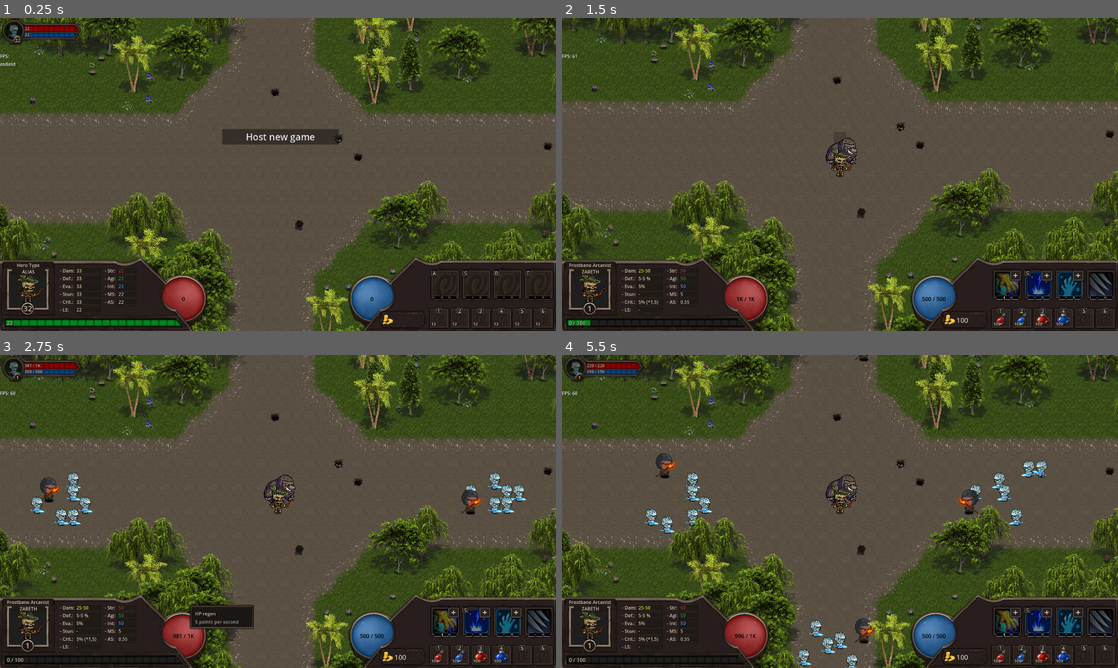
Above: before the commit, frames 1-4 (two rows, left to right).
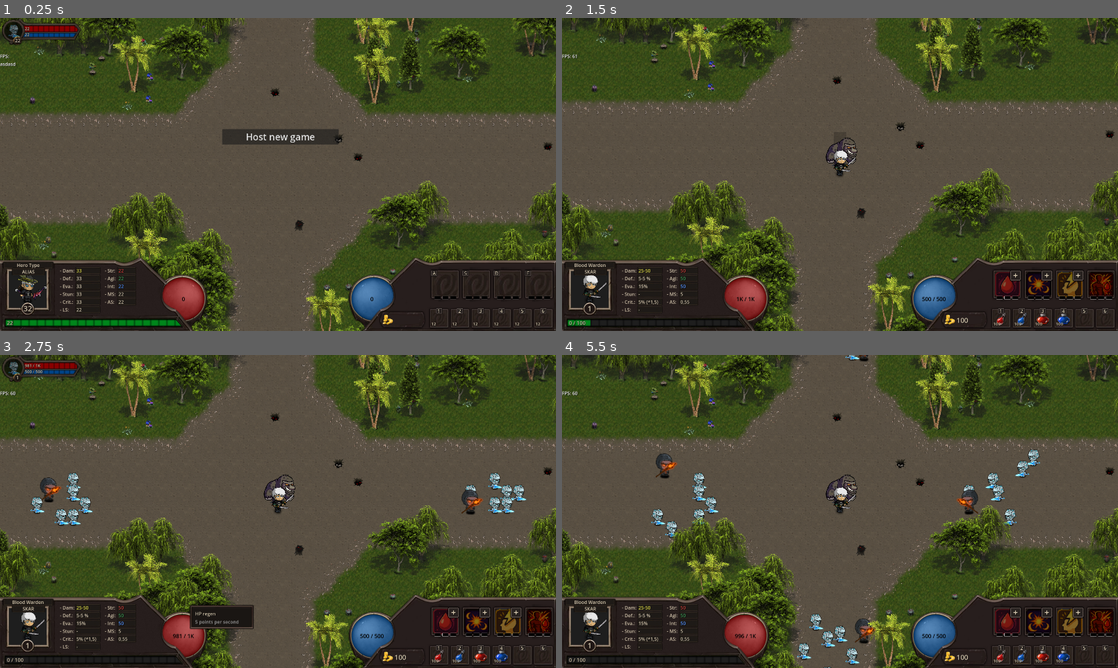
Above: after the commit, the same moments.

Repository: LucasJappert/moomoo-lan-party
Game: Godot game, scene res://scenes/my_main_scene.tscn
The game is run twice, just before and just after one commit, with the same random seed, the same clock (stepped at 60 frames per second) and the same inputs.
Inputs (mouse positions are in pixels of both pictures, inside the frame that each line leads up to):
- Up to frame 1 (0.25 s): no input
- Up to frame 2 (1.5 s): tap Enter at 0.5 s; drag from (745, 299) to (934, 299) at 0.52 s; click "Host new game" at 1.25 s
- Up to frame 3 (2.75 s): tap Space at 2 s; drag from (278, 505) to (183, 636) at 2.02 s
- Up to frame 4 (5.5 s): tap Enter at 2.75 s; move the mouse to (612, 492) at 2.77 s; hold D 2.78-3.5 s; hold Shift 2.78-3.5 s; click (612, 492) at 2.92 s; tap Q at 3.05 s; drag from (650, 517) to (840, 511) at 3.52 s; drag from (678, 505) to (840, 502) at 4.27 s; drag from (684, 480) to (840, 502) at 5.02 s

The runs differ from the first frame. In frame 1, 0.1% of the frame differs, in the area x 2-9%, y 82-91%; in frame 2, 1.6%; in frame 3, 1.6%; in frame 4, 4.4%, in the area x 0-100%, y 0-100%.

Commit message:
general improvements

Diff:
--- a/scenes/GUI/gui_scene.tscn
+++ b/scenes/GUI/gui_scene.tscn
@@ -348,7 +348,7 @@
 scale = Vector2(1.0625, 1.0625)
 texture = ExtResource("1_gbqeo")
 region_enabled = true
-region_rect = Rect2(256, 448, 128, 128)
+region_rect = Rect2(512, 320, 128, 128)
 
 [node name="FullExpRect" type="ColorRect" parent="PanelBL"]
 layout_mode = 2
--- /dev/null
+++ b/scenes/GUI/hero_picker_scene.tscn
@@ -0,0 +1,126 @@
+[gd_scene load_steps=4 format=3 uid="uid://c74ayl7vuifnf"]
+
+[ext_resource type="Texture2D" uid="uid://c7v0lqb66uppf" path="res://assets/atlas1.png" id="1_5yip2"]
+
+[sub_resource type="AtlasTexture" id="AtlasTexture_5yip2"]
+atlas = ExtResource("1_5yip2")
+
+[sub_resource type="AtlasTexture" id="AtlasTexture_cjoid"]
+atlas = ExtResource("1_5yip2")
+region = Rect2(512, 320, 128, 128)
+
+[node name="HeroPickerScene" type="CanvasLayer"]
+
+[node name="Panel" type="NinePatchRect" parent="."]
+offset_left = 100.0
+offset_top = 100.0
+offset_right = 1820.0
+offset_bottom = 1080.0
+texture = ExtResource("1_5yip2")
+region_rect = Rect2(1056, 1952, 64, 64)
+patch_margin_left = 20
+patch_margin_top = 20
+patch_margin_right = 20
+patch_margin_bottom = 20
+
+[node name="Panel" type="NinePatchRect" parent="Panel"]
+layout_mode = 0
+offset_left = 1158.0
+offset_top = 32.0
+offset_right = 1689.0
+offset_bottom = 857.0
+texture = ExtResource("1_5yip2")
+region_rect = Rect2(1056, 1952, 64, 64)
+patch_margin_left = 20
+patch_margin_top = 20
+patch_margin_right = 20
+patch_margin_bottom = 20
+
+[node name="Button" type="NinePatchRect" parent="Panel/Panel"]
+layout_mode = 0
+offset_left = 262.0
+offset_top = 844.0
+offset_right = 531.0
+offset_bottom = 929.0
+texture = ExtResource("1_5yip2")
+region_rect = Rect2(992, 1952, 64, 64)
+patch_margin_left = 20
+patch_margin_top = 20
+patch_margin_right = 20
+patch_margin_bottom = 20
+
+[node name="Label" type="Label" parent="Panel/Panel/Button"]
+layout_mode = 0
+offset_left = 3.0
+offset_top = 3.0
+offset_right = 266.0
+offset_bottom = 83.0
+theme_override_colors/font_color = Color(0, 0, 0, 1)
+theme_override_colors/font_shadow_color = Color(0.577008, 0.577008, 0.577008, 1)
+theme_override_font_sizes/font_size = 32
+text = "PICK AND PLAY"
+horizontal_alignment = 1
+vertical_alignment = 1
+
+[node name="Sprite2D" type="Sprite2D" parent="Panel/Panel"]
+position = Vector2(267, 165)
+scale = Vector2(2.42969, 2.42969)
+texture = SubResource("AtlasTexture_5yip2")
+region_enabled = true
+region_rect = Rect2(0, 320, 128, 128)
+
+[node name="Panel2" type="NinePatchRect" parent="Panel"]
+layout_mode = 0
+offset_left = 25.0
+offset_top = 32.0
+offset_right = 1149.0
+offset_bottom = 960.0
+texture = ExtResource("1_5yip2")
+region_rect = Rect2(1056, 1952, 64, 64)
+patch_margin_left = 20
+patch_margin_top = 20
+patch_margin_right = 20
+patch_margin_bottom = 20
+
+[node name="Panel2" type="NinePatchRect" parent="Panel/Panel2"]
+layout_mode = 0
+offset_left = 33.0
+offset_top = 31.0
+offset_right = 225.0
+offset_bottom = 224.0
+texture = ExtResource("1_5yip2")
+region_rect = Rect2(1056, 1952, 64, 64)
+patch_margin_left = 20
+patch_margin_top = 20
+patch_margin_right = 20
+patch_margin_bottom = 20
+
+[node name="Sprite2D" type="Sprite2D" parent="Panel/Panel2/Panel2"]
+position = Vector2(11, 12)
+scale = Vector2(1.33594, 1.33594)
+texture = SubResource("AtlasTexture_5yip2")
+centered = false
+region_enabled = true
+region_rect = Rect2(0, 320, 128, 128)
+
+[node name="Panel3" type="NinePatchRect" parent="Panel/Panel2"]
+layout_mode = 0
+offset_left = 260.0
+offset_top = 31.0
+offset_right = 452.0
+offset_bottom = 224.0
+texture = ExtResource("1_5yip2")
+region_rect = Rect2(1056, 1952, 64, 64)
+patch_margin_left = 20
+patch_margin_top = 20
+patch_margin_right = 20
+patch_margin_bottom = 20
+
+[node name="TextureRect" type="TextureRect" parent="Panel/Panel2/Panel3"]
+layout_mode = 1
+anchors_preset = 15
+anchor_right = 1.0
+anchor_bottom = 1.0
+grow_horizontal = 2
+grow_vertical = 2
+texture = SubResource("AtlasTexture_cjoid")
--- a/scenes/entity/combat_data/combat_data.tscn
+++ b/scenes/entity/combat_data/combat_data.tscn
@@ -21,12 +21,6 @@
 
 [node name="CombatData" type="Node2D"]
 script = ExtResource("1_j6lkr")
-current_hp = null
-current_mana = null
-attack_type = null
-projectile_type = null
-is_stunned = null
-target_entity_name = null
 
 [node name="MultiplayerSynchronizer" type="MultiplayerSynchronizer" parent="."]
 replication_config = SubResource("SceneReplicationConfig_60tv1")
--- a/scenes/entity/entity_scene.tscn
+++ b/scenes/entity/entity_scene.tscn
@@ -146,6 +146,12 @@
 debug_color = Color(1, 1, 1, 0.054)
 
 [node name="CombatData" parent="." instance=ExtResource("5_wjrb4")]
+current_hp = 0
+current_mana = 0
+attack_type = "melee"
+projectile_type = "none"
+is_stunned = false
+target_entity_name = ""
 
 [node name="HUD" type="Node2D" parent="."]
 script = ExtResource("3_wjrb4")
--- a/scenes/general_objects/tooltip_scene.tscn
+++ b/scenes/general_objects/tooltip_scene.tscn
@@ -21,6 +21,7 @@
 patch_margin_bottom = 20
 
 [node name="Title" type="Label" parent="Panel"]
+layout_mode = 0
 offset_left = 12.0
 offset_top = 8.0
 offset_right = 191.0
--- a/scripts/GUI/components/gui_effects.gd
+++ b/scripts/GUI/components/gui_effects.gd
@@ -37,7 +37,7 @@
 
 func _add_current_effects(target: Entity) -> void:
 	if not target: return
-	for effect in target.combat_data.get_effects():
+	for effect in target.combat_data.effects_helper.get_effects():
 		add_effect(effect)
 
 func get_effects() -> Array[CombatEffect]:
--- a/scripts/GUI/gui_scene.gd
+++ b/scripts/GUI/gui_scene.gd
@@ -138,8 +138,7 @@
 		skill_slots[i].initialize(_player_skills[i], i + 1)
 
 func _set_my_player_avatar_region(my_player: Player) -> void:
-	var rects = HeroTypes.get_rect_frames(my_player.hero_type)
-	_my_player_avatar.region_rect = rects[0]
+	_my_player_avatar.region_rect = my_player.extra_info.rects[0]
 
 func set_target_avatar_region(region_rect: Rect2) -> void:
 	_panelTL_avatar.region_rect = region_rect
@@ -211,7 +210,7 @@
 	_update_exp_bar()
 
 	_hero_type.text = GameManager.MY_PLAYER.hero_type
-	_hero_alias.text = GameManager.MY_PLAYER.json_data.alias
+	_hero_alias.text = GameManager.MY_PLAYER.extra_info.alias
 	_level.text = str(GameManager.MY_PLAYER.level)
 
 	var total_stats = GameManager.MY_PLAYER.combat_data.cache_total_stats
--- a/scripts/GUI/skill_slot.gd
+++ b/scripts/GUI/skill_slot.gd
@@ -4,8 +4,8 @@
 
 const SPECIAL_SKILL_LEVEL_REQUIREMENTS := {
 	1: 6, # Level 1 of the skill can be learned at level 6
-	2: 12, # Level 2 of the skill can be learned at level 12
-	3: 18, # Level 3 of the skill can be learned at level 18
+	2: 9, # Level 2 of the skill can be learned at level 9
+	3: 12, # Level 3 of the skill can be learned at level 12
 }
 const SKILL_LEVEL_REQUIREMENTS := {
 	1: 0, # Level 1 of the skill can be learned from the beginning
--- a/scripts/entity/combat_data/combat_data.gd
+++ b/scripts/entity/combat_data/combat_data.gd
@@ -83,7 +83,6 @@
 
 	if enemy_spell_caster: enemy_spell_caster._process(_delta)
 
-# TODO: Review
 func server_execute_physical_damage(_target: Entity) -> void:
 	if my_owner().multiplayer.is_server() == false: return
 	if _target == null: return
@@ -118,9 +117,10 @@
 
 	_apply_defenses(_di, my_stats)
 
-	CombatEffect.actions_after_effective_hit(_attacker, my_owner(), _di)
-	Skill.actions_after_effective_hit(_attacker, my_owner(), _di)
-	Item.actions_after_effective_hit(_attacker, my_owner(), _di)
+	if not _di.was_a_cleave_damage and not _di.was_reflected:
+		CombatEffect.actions_after_effective_hit(_attacker, my_owner(), _di)
+		Skill.actions_after_effective_hit(_attacker, my_owner(), _di)
+		Item.actions_after_effective_hit(_attacker, my_owner(), _di)
 
 	my_owner().rpc_handler.receive_damage_or_heal(ObjectHelpers.to_dict(_di, true))
 
@@ -256,21 +256,7 @@
 	keep_ground = not keep_ground
 # endregion SETTERs
 
-# region GETTERs
-func try_critical_hit(base_value: int) -> int:
-	var critical_damage = 0
-	var total_stats = cache_total_stats
-	if GlobalsEntityHelpers.roll_chance(total_stats.crit_chance):
-		critical_damage = base_value * total_stats.crit_multiplier
-	return critical_damage
-
-var cache_total_stats: CombatStats = CombatStats.new()
-var cache_total_stats_no_effects: CombatStats = CombatStats.new()
-func update_cache_total_stats() -> void:
-	cache_total_stats = _get_total_stats()
-	cache_total_stats_no_effects = _get_total_stats(false)
-
-	_verify_if_am_i_stunned_after_stats_change()
+# region 	PRIVATE GETTERs
 func _get_total_stats(include_effects := true) -> CombatStats:
 	# This function returns the total of all combat_stats, including extras from effects and extras from attributes
 	var _total_stats := CombatStats.new()
@@ -284,7 +270,7 @@
 
 func _get_extra_stats_by_effects() -> CombatStats:
 	var extra_stats = CombatStats.new()
-	for effect in get_effects():
+	for effect in effects_helper.get_effects():
 		if effect.stats.has_hostil_stun_effect(): continue # Do not add stun combat_stats if it is an effect that is hostile to the owner
 		extra_stats.accumulate_combat_stats(effect.stats)
 	return extra_stats
@@ -309,21 +295,6 @@
 		extra_stats.accumulate_combat_stats(slot_item_info.item.stats)
 	return extra_stats
 
-func get_attack_range() -> int:
-	return cache_total_stats.attack_range
-
-func get_effects() -> Array[CombatEffect]:
-	return effects_helper.get_effects()
-func get_effect(effect_name: String) -> CombatEffect:
-	return effects_helper.get_effect_by_name(effect_name)
-func get_effect_by_id(id: int) -> CombatEffect:
-	return effects_helper.get_effect_by_id(id)
-
-func my_owner() -> Entity:
-	if _my_owner: return _my_owner
-	_my_owner = GlobalsEntityHelpers.get_owner(self)
-	return _my_owner
-
 func _check_ignore_enemy_evasion(_di: DamageInfo, total_stats: CombatStats) -> bool:
 	if _di.damage_type != DamageType.PHYSICAL: return false # Ignore enemy evasion only for physical damage
 
@@ -358,6 +329,31 @@
 		var total_damage: int = _di.total_damage - reduced_damage
 		if total_damage < 0: total_damage = 0
 		_di.total_damage = total_damage
+# endregion PRIVATE GETTERs
+
+# region GETTERs
+func try_critical_hit(base_value: int) -> int:
+	var critical_damage = 0
+	var total_stats = cache_total_stats
+	if GlobalsEntityHelpers.roll_chance(total_stats.crit_chance):
+		critical_damage = base_value * total_stats.crit_multiplier
+	return critical_damage
+
+var cache_total_stats: CombatStats = CombatStats.new()
+var cache_total_stats_no_effects: CombatStats = CombatStats.new()
+func update_cache_total_stats() -> void:
+	cache_total_stats = _get_total_stats()
+	cache_total_stats_no_effects = _get_total_stats(false)
+
+	_verify_if_am_i_stunned_after_stats_change()
+
+func get_attack_range() -> int:
+	return cache_total_stats.attack_range
+
+func my_owner() -> Entity:
+	if _my_owner: return _my_owner
+	_my_owner = GlobalsEntityHelpers.get_owner(self)
+	return _my_owner
 
 func get_skills() -> Array[Skill]:
 	return _skills
@@ -374,9 +370,6 @@
 		if not skill.get_learned_skill(): continue
 		if skill.get_learned_skill().my_name == p_name: return skill.get_learned_skill()
 	return null
-
-func get_skill_by_index(index: int) -> Skill:
-	return _skills[index]
 
 func get_total_hp() -> int:
 	return cache_total_stats.hp
@@ -453,7 +446,6 @@
 
 	return true
 # endregion TRY PHISICAL ATTACK
-
 
 # region 	SERVER METHODS
 func global_receive_damage_or_heal(_di: DamageInfo):
@@ -479,7 +471,7 @@
 		if skill_base.type != SkillType.PASSIVE: continue
 		if not skill_base.create_effect: continue
 		if not skill_base.stats.is_owner_friendly: continue
-		if get_effect(skill_base.my_name): continue # Already has this effect
+		if effects_helper.get_effect_by_name(skill_base.my_name): continue # Already has this effect
 
 		var new_effect = CombatEffect.get_permanent_effect(skill_base.my_name, skill_base.max_stacks, skill_base.stats)
 		new_effect.set_region_rect(skill.region_rect)
--- a/scripts/entity/combat_data/components/mana_burn.gd
+++ b/scripts/entity/combat_data/components/mana_burn.gd
@@ -29,7 +29,6 @@
 	if not mana_burned: return
 
 	_target.combat_data.update_current_mana(-mana_burned)
-	_attacker.combat_data.update_current_mana(mana_burned)
 
 	var extra_damage_by_burned_mana = stats.mana_burn.get_extra_damage_by_burned_mana(mana_burned)
 	var new_total_damage = _di.total_damage + extra_damage_by_burned_mana
--- a/scripts/entity/components/hud.gd
+++ b/scripts/entity/components/hud.gd
@@ -6,7 +6,7 @@
 @onready var _label_container: PanelContainer = $PanelContainer
 @onready var _label: Label = $PanelContainer/Label
 const BAR_SIZE = 40.0
-const HIDE_BARS_AFTER_MILLISECONDS = 5000
+const HIDE_BARS_AFTER_MILLISECONDS = 3000
 
 @onready var bars_container: Node2D = $BarsContainer
 @onready var _health_bg_black: Panel = $BarsContainer/MyHealthBar/BgBlack
--- a/scripts/entity/helpers/animations_helper.gd
+++ b/scripts/entity/helpers/animations_helper.gd
@@ -12,7 +12,7 @@
 	var animation_stun_active = _animation_active(target, ANIMATION_NAMES.STUN)
 	if not animation_stun_active: return
 
-	for effect in target.combat_data.get_effects():
+	for effect in target.combat_data.effects_helper.get_effects():
 		if effect.stats.has_hostil_stun_effect(): return
 
 	_remove_animations(target, ANIMATION_NAMES.STUN)
--- a/scripts/entity/helpers/globals_entity_helpers.gd
+++ b/scripts/entity/helpers/globals_entity_helpers.gd
@@ -38,25 +38,34 @@
 	origin: Vector2,
 	max_targets: int,
 	entities: Array[Entity],
-	max_distance_in_tiles: int = 5,
+	max_distance_in_tiles: float = 5.0,
 	excluded_entities: Array[Entity] = []
 ) -> Array[Entity]:
 	var sorted: Array[Entity] = []
-	var max_distance_px := MapManager.TILE_SIZE_INT * max_distance_in_tiles
+
+	var origin_tile := MapManager.world_to_cell(origin)
 
 	for entity in entities:
 		if entity in excluded_entities:
 			continue
-		var dist_sq := entity.global_position.distance_squared_to(origin)
-		if max_distance_in_tiles >= 0 and dist_sq > max_distance_px * max_distance_px:
+
+		var entity_tile := MapManager.world_to_cell(entity.global_position)
+		var tile_offset := entity_tile - origin_tile
+		var distance_in_tiles := tile_offset.length() # euclidiana entre tiles
+
+		if max_distance_in_tiles >= 0 and distance_in_tiles > max_distance_in_tiles:
 			continue
+
 		sorted.append(entity)
 
 	sorted.sort_custom(func(a: Entity, b: Entity) -> bool:
-		return a.global_position.distance_squared_to(origin) < b.global_position.distance_squared_to(origin)
+		var a_dist := (MapManager.world_to_cell(a.global_position) - origin_tile).length_squared()
+		var b_dist := (MapManager.world_to_cell(b.global_position) - origin_tile).length_squared()
+		return a_dist < b_dist
 	)
 
 	return sorted.slice(0, max_targets)
+
 
 static func print_description_skills(entity: Entity) -> void:
 	for skill in entity.combat_data._skills:
--- a/scripts/entity/helpers/sprites_helper.gd
+++ b/scripts/entity/helpers/sprites_helper.gd
@@ -7,8 +7,7 @@
 
 static func set_entity_sprites(entity: Entity) -> void:
 	if entity is Player:
-		var rects = HeroTypes.get_rect_frames(entity.hero_type)
-		_set_sprites(entity, rects, _PLAYERS_SCALE)
+		_set_sprites(entity, entity.extra_info.rects, _PLAYERS_SCALE)
 		entity.sprite.position.y = -38 * _PLAYERS_SCALE
 	elif entity is Enemy:
 		var rects = EnemyTypes.get_rect_frames(entity.enemy_type)
--- a/scripts/entity/player/player.gd
+++ b/scripts/entity/player/player.gd
@@ -4,7 +4,7 @@
 
 static var _EXP_PER_LEVEL: Dictionary[int, int] = {}
 const MAX_LEVEL: int = 30
-var json_data: HeroTypes.JsonItem
+var extra_info: HeroTypes.Info
 @export var player_id: int = 0
 @export var current_exp: int = 0
 @export var hero_type: String
@@ -29,10 +29,10 @@
 func get_client_inputs(): return %ClientInputs
 
 func _ready():
+	HeroTypes.initialize_hero(self)
+
 	super._ready()
 	global_position = MapManager.cell_to_world(MapManager.PLAYER_CELL_SPAWN)
-
-	HeroTypes.initialize_hero(self)
 
 	# We need to update the radius of the attack area node here as it enters the scene
 	_set_area_attack_shape_radius()
--- a/scripts/factories/enemy_factory.gd
+++ b/scripts/factories/enemy_factory.gd
@@ -11,10 +11,10 @@
 static func set_frost_revenant(_enemy: Enemy):
 	if _enemy.enemy_type != EnemyTypes.FROST_REVENANT: return false
 
-	_enemy.combat_stats.evasion = 0.15
-	_enemy.combat_stats.crit_chance = 0.2
+	# _enemy.combat_stats.evasion = 0.15
+	# _enemy.combat_stats.crit_chance = 0.2
 
-	_enemy.combat_data._skills.append_array([Skill.get_new_learned_skill(Skill.Names.FROZEN_TOUCH)])
+	# _enemy.combat_data._skills.append_array([Skill.get_new_learned_skill(Skill.Names.FROZEN_TOUCH)])
 
 	return true
 
--- a/scripts/models/skill.gd
+++ b/scripts/models/skill.gd
@@ -138,7 +138,7 @@
 	float_array1 = [0.5, 0.75, 1] # Percentage of physical damage dealt
 	for i in float_array.size():
 		_skill.item_skill_base[i].stats.mana_burn = ManaBurn.new(float_array[i], float_array1[i], true)
-		_skill.item_skill_base[i].description = "Drains mana from the target equal to " + StringHelpers.format_percent(float_array[i]) + " of the physical damage dealt, then deals additional physical damage equal to " + StringHelpers.format_percent(float_array1[i]) + " of the mana drained."
+		_skill.item_skill_base[i].description = "Burns mana from the target equal to " + StringHelpers.format_percent(float_array[i]) + " of the physical damage dealt, then deals additional physical damage equal to " + StringHelpers.format_percent(float_array1[i]) + " of the mana burned."
 
 
 	# endregion
@@ -350,7 +350,7 @@
 	effect_stats.attack_speed = my_owner.combat_data.cache_total_stats_no_effects.attack_speed * percent_lost_hp
 	effect_stats.level = percent_lost_hp * 10 # Should be 0, 1, 2, 3, 4, 5, 6, 7, 8, 9
 
-	var existing_effect = my_owner.combat_data.get_effect(Names.BLOOD_FURY)
+	var existing_effect = my_owner.combat_data.effects_helper.get_effect_by_name(Names.BLOOD_FURY)
 	if existing_effect:
 		if existing_effect.stats.level == effect_stats.level: return
 
--- a/scripts/multiplayer_manager.gd
+++ b/scripts/multiplayer_manager.gd
@@ -37,7 +37,7 @@
 func _add_player_to_game(id):
 	var spawn_data = {
 		"player_id": id,
-		"hero_type": HeroTypes.FROSTBANE_ARCANIST if id == 1 else HeroTypes.FROSTBANE_ARCANIST
+		"hero_type": HeroTypes.Names.BLOOD_WARDEN if id == 1 else HeroTypes.Names.FROSTBANE_ARCANIST
 	}
 	var new_player = GameManager.my_main.player_spawner.spawn(spawn_data)
 	GameManager.add_entity(new_player)
--- a/scripts/types/hero_types.gd
+++ b/scripts/types/hero_types.gd
@@ -1,70 +1,42 @@
 class_name HeroTypes
 
-class JsonItem:
+class Info:
+	var key: String
+	var rects: Array[Rect2]
 	var alias: String
 	var description_en: String
 	var description_es: String
 
-	func _init(data: Dictionary):
-		alias = data["alias"]
-		description_en = data["description_en"]
-		description_es = data["description_es"]
+	func _init(_key: String, _rects: Array[Rect2], _alias: String):
+		key = _key
+		rects = _rects
+		alias = _alias
 
-const BLOOD_WARDEN = "Blood Warden" # (Guardián de Sangre)
-const FROSTBANE_ARCANIST = "Frostbane Arcanist" # (Arcanista de Escarcha)
-const LIORA_SUNVEIL = "Liora Sunveil"
-const THARNOK_THE_VERDANT = "Tharnok the Verdant"
+const Names = {
+	BLOOD_WARDEN = "Blood Warden", # (Guardián de Sangre)
+	FROSTBANE_ARCANIST = "Frostbane Arcanist", # (Arcanista de Escarcha)
+}
+# const BLOOD_WARDEN = "Blood Warden" # (Guardián de Sangre)
+# const FROSTBANE_ARCANIST = "Frostbane Arcanist" # (Arcanista de Escarcha)
+# const LIORA_SUNVEIL = "Liora Sunveil"
+# const THARNOK_THE_VERDANT = "Tharnok the Verdant"
+static var HERO_TYPES: Dictionary[String, Info] = {
+	Names.BLOOD_WARDEN: Info.new(Names.BLOOD_WARDEN, get_rect_frames(Vector2i(3, 0)), "Skar"),
+	Names.FROSTBANE_ARCANIST: Info.new(Names.FROSTBANE_ARCANIST, get_rect_frames(Vector2i(2, 0)), "Zareth"),
+}
 
 const _START_REGION = Vector2i(0, 320)
 const _FRAME_SIZE = Vector2i(128, 128)
-const frames_by_type := 2
-static var heros_start_vector: Dictionary[String, Vector2i] = {}
-static var heros_json_data: Dictionary[String, JsonItem] = {}
+const _FRAMES := 2
 
-static func _get_heros_start_vector() -> Dictionary[String, Vector2i]:
-	if heros_start_vector.size() != 0:
-		return heros_start_vector
-
-	const heros_by_row = 2
-	const heros_by_column = 2
-
-	for y in range(heros_by_column):
-		for x in range(heros_by_row):
-			var _key = y * heros_by_row + x
-			heros_start_vector[get_keys()[_key]] = Vector2i(_START_REGION.x + x * _FRAME_SIZE.x * frames_by_type, _START_REGION.y + y * _FRAME_SIZE.y)
-
-	return heros_start_vector
-
-static func get_rect_frames(hero_type: String) -> Array[Rect2]:
-	var start_vector := _get_heros_start_vector()[hero_type]
-	var rects: Array[Rect2] = []
-	for i in range(frames_by_type):
-		rects.append(Rect2(start_vector.x + i * _FRAME_SIZE.x, start_vector.y, _FRAME_SIZE.x, _FRAME_SIZE.y))
-	return rects
-
-static func get_keys() -> Array[String]:
-	return [
-		BLOOD_WARDEN,
-		LIORA_SUNVEIL,
-		THARNOK_THE_VERDANT,
-		FROSTBANE_ARCANIST
-	]
-
-static func get_json_data() -> Dictionary[String, JsonItem]:
-	var json_data = JsonHelpers.load_json("res://json/heros.json")
-	var result: Dictionary[String, JsonItem] = {}
-	for key in json_data:
-		result[key] = JsonItem.new(json_data[key])
+static func get_rect_frames(pos: Vector2i) -> Array[Rect2]:
+	var result: Array[Rect2] = []
+	result.append(Rect2(_START_REGION.x + (pos.x * _FRAMES) * _FRAME_SIZE.x, _START_REGION.y + (pos.y * _FRAMES) * _FRAME_SIZE.y, _FRAME_SIZE.x, _FRAME_SIZE.y))
+	result.append(Rect2(_START_REGION.x + (pos.x * _FRAMES + 1) * _FRAME_SIZE.x, _START_REGION.y + (pos.y * _FRAMES) * _FRAME_SIZE.y, _FRAME_SIZE.x, _FRAME_SIZE.y))
 	return result
 
-static func get_hero_json_data(hero_type: String) -> JsonItem:
-	if heros_json_data.size() == 0:
-		heros_json_data = get_json_data()
-
-	return heros_json_data[hero_type]
-
 static func initialize_hero(player: Player) -> void:
-	player.json_data = HeroTypes.get_hero_json_data(player.hero_type)
+	player.extra_info = HERO_TYPES[player.hero_type]
 	var stats = CombatStats.new()
 	stats.crit_chance = 0.05
 	stats.crit_multiplier = 1.5
@@ -87,7 +59,7 @@
 
 	# endregion Add some potions
 
-	if player.hero_type == BLOOD_WARDEN:
+	if player.hero_type == Names.BLOOD_WARDEN:
 		stats.evasion = 0.1
 		stats.agility = 50
 		stats.strength = 50
@@ -95,15 +67,16 @@
 		player.combat_data._skills = [
 			Skill.get_skill(Skill.Names.LIFESTEAL),
 			Skill.get_skill(Skill.Names.CLEAVE_STRIKE),
-			Skill.get_skill(Skill.Names.TRUE_STRIKE),
+			Skill.get_skill(Skill.Names.STUNNING_STRIKE),
 			Skill.get_skill(Skill.Names.BLOOD_FURY),
+			# Skill.get_skill(Skill.Names.TRUE_STRIKE),
 			# Skill.get_skill(Skill.Names.MANA_SCORCHER),
 			# Skill.get_skill(Skill.Names.STORM_STRIKE),
 			# Skill.get_skill(Skill.Names.FROZEN_TOUCH)
 		]
 		# player.combat_data._skills[0].learned_level = 2
 
-	if player.hero_type == FROSTBANE_ARCANIST:
+	if player.hero_type == Names.FROSTBANE_ARCANIST:
 		stats.attack_range = 200
 		player.combat_data.projectile_type = Projectile.TYPES.ARROW
 		stats.agility = 50
@@ -116,11 +89,5 @@
 			Skill.get_skill(Skill.Names.MULTIPLE_STRIKE)
 		]
 
-	if player.hero_type == THARNOK_THE_VERDANT:
-		player.combat_data._skills = [Skill.get_skill(Skill.Names.LIFESTEAL)]
-
-	if player.hero_type == LIORA_SUNVEIL:
-		player.combat_data._skills = [Skill.get_skill(Skill.Names.LIFESTEAL)]
-
 	# GlobalsEntityHelpers.print_description_skills(player)
 	player.combat_data.update_base_stats(stats)
Binary file changed: assets/atlas1.png
Not shown, added: .images/Untitled.pdn
Not shown, changed: .images/atlas3.pdn
Not shown, added: .images/hero1.pdn
Not shown, added: .images/hero2.pdn
Not shown, added: .images/nre archer.pdn
Not shown, changed: TODO.md
